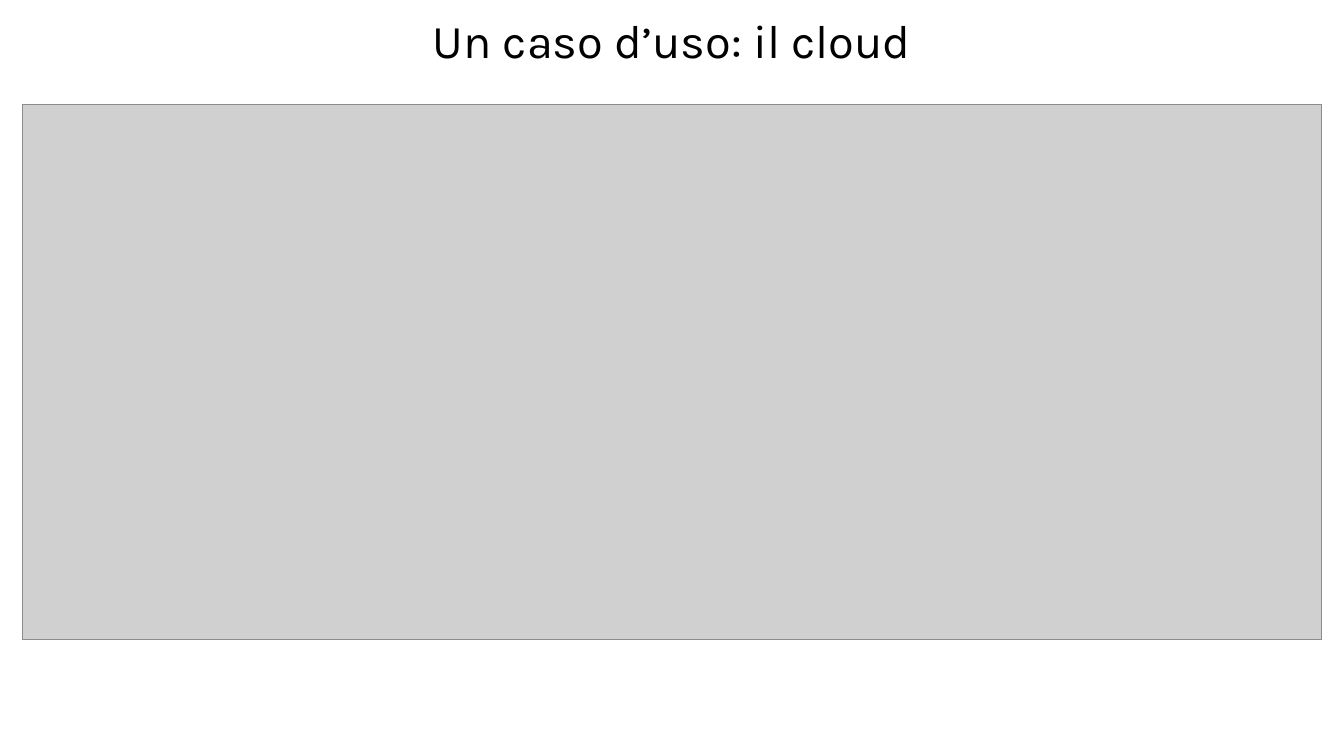
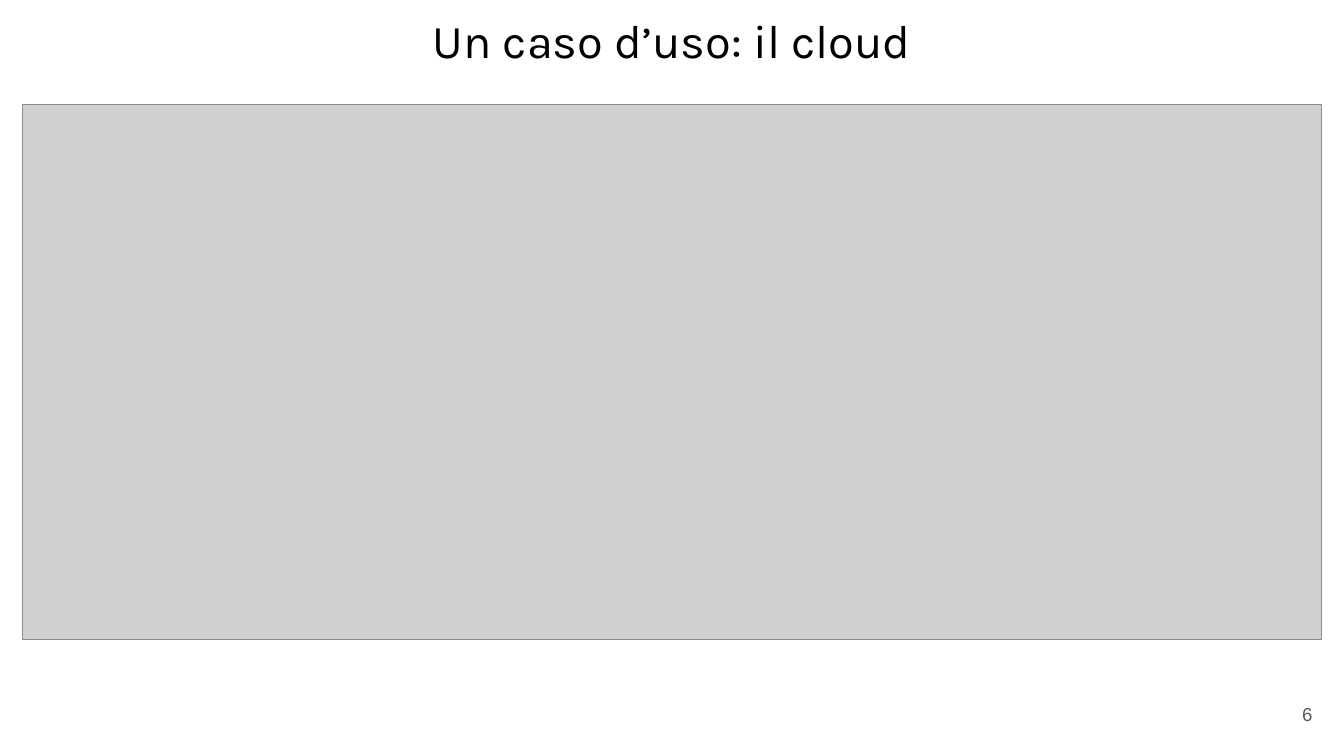
Before and after one commit to ilcors-dev/bachelor-thesis, a slide deck: slide 6 of presentation/Presentazione tesi - WASI.pptx (slide 5 before the commit). Drawn at 1344x756 pixels with LibreOffice and Linux fonts; fonts in the diff are those of the drawing; grey boxes stand for pictures. Boxes give left, top, right and bottom in pixels: in the first picture for what was removed or moved away, otherwise in the second. Text is boxed around its words. In the diff, an @@ line names an element or a change of style, - is before the commit and + after.

```diff
--- a/presentation/Presentazione tesi - WASI.pptx
+++ b/presentation/Presentazione tesi - WASI.pptx
@@ page number added at (x1=1302, y1=708, x2=1312, y2=721), 10 pt, text #595959 @@
+6
```
Also in this commit, not shown: 5 other slides changed, 3 slides added, 1 slide removed, 1 other file.
